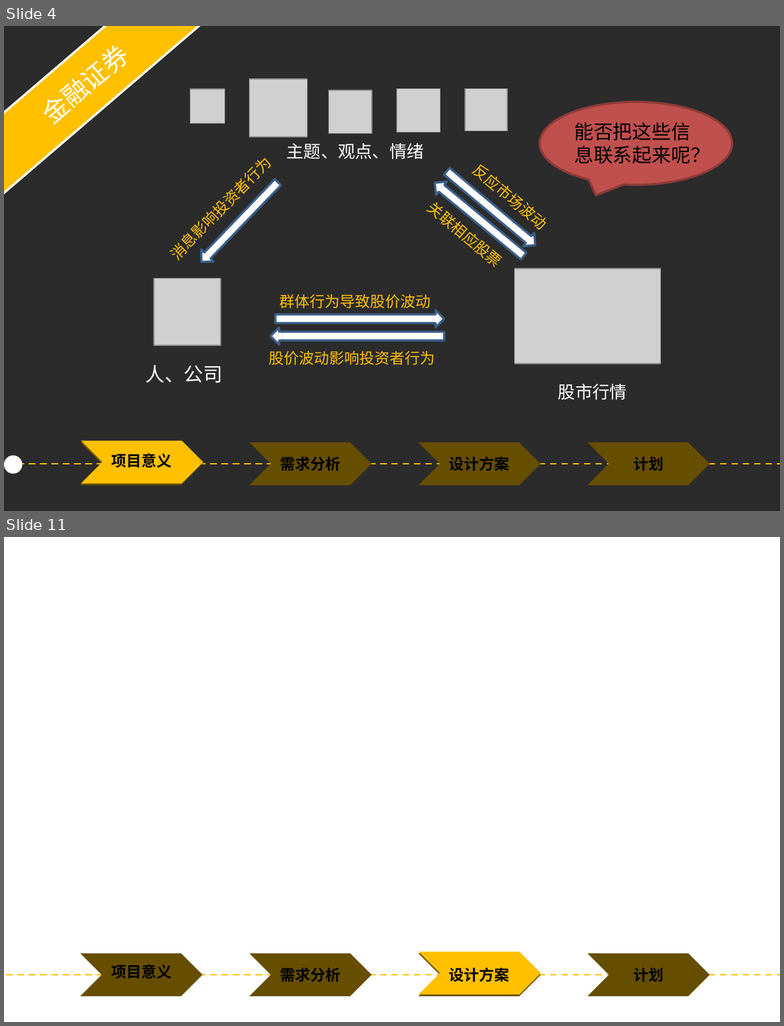
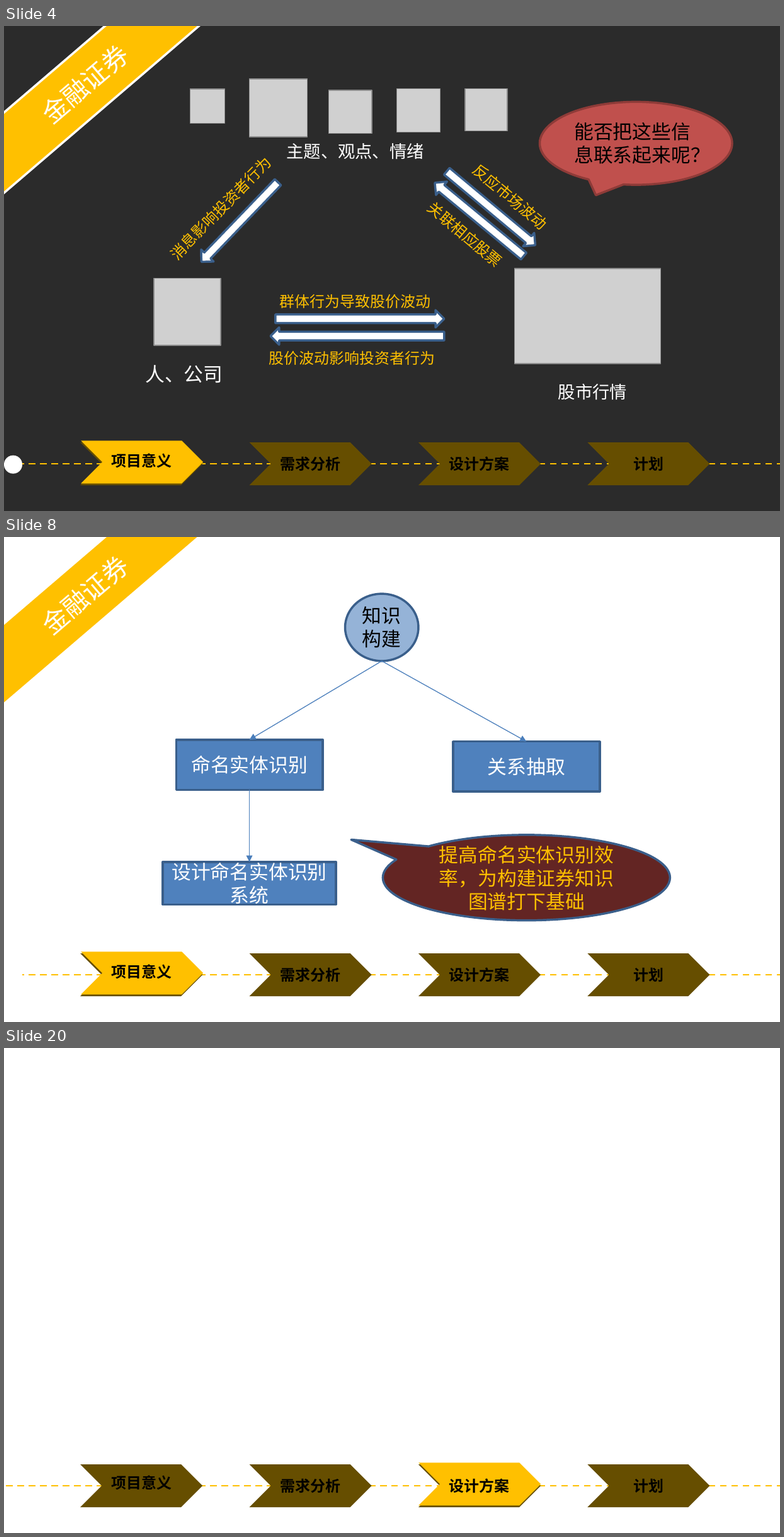
Before and after one commit to yyHaker/NamedEntityRecognition, a slide deck: files/report/projectreport/PPT模板/毕业答辩——yyhaker.pptx. Shown one above the other, each under a label of ours: slides 4 and 11 before the commit, slides 4, 8 and 20 after it; the slides between them are not shown. The pictures are 784x1026 and 784x1537 pixels, drawn with LibreOffice and Linux fonts; fonts in the diff are those of the drawing; grey boxes stand for pictures; background and template pictures are left out; a plain dark background stands for a picture behind light text. Boxes give left, top, right and bottom in pixels: in the first picture for what was removed or moved away, otherwise in the second. Text is boxed around its words. In the diff, an @@ line names an element or a change of style, - is before the commit and + after.

```diff
--- a/files/report/projectreport/PPT模板/毕业答辩——yyhaker.pptx
+++ b/files/report/projectreport/PPT模板/毕业答辩——yyhaker.pptx
@@ slide 8 added at [4,537,780,1022], background picture (left out) @@
@@ rectangle added at [4,537,221,718], fill #FFC000, outline #FFFFFF 2 pt, 24 pt, text #FFFFFF @@
+金融证券
@@ ellipse added at [345,594,419,661], fill #95B3D7, outline #3A5F8C 2 pt @@
@@ text added at [362,606,401,648], 18 pt, text #000000 @@
+知识构建
@@ arrow added from (382, 661) to (249, 740), #4B7EBC 0.75 pt @@
@@ arrow added from (382, 661) to (526, 742), #4B7EBC 0.75 pt @@
@@ rectangle added at [177,740,323,790], fill #4F81BD, outline #3A5F8C 2 pt, 18 pt, text #FFFFFF @@
+命名实体识别
@@ rectangle added at [453,742,600,792], fill #4F81BD, outline #3A5F8C 2 pt, 18 pt, text #FFFFFF @@
+关系抽取
@@ arrow added from (249, 790) to (249, 862), #4B7EBC 0.75 pt @@
@@ speech bubble added at [383,835,670,921], fill #632523, outline #3A5F8C 2 pt, 18 pt, text #FFC000 @@
+提高命名实体识别效率，为构建证券知识图谱打下基础
@@ rectangle added at [163,862,336,905], fill #4F81BD, outline #3A5F8C 2 pt, 18 pt, text #FFFFFF @@
+设计命名实体识别系统
@@ chevron added at [81,952,202,994], fill #FFC000 @@
@@ ellipse added at [4,966,23,985], fill #FFFFFF @@
@@ chevron added at [80,954,202,996], fill #664E00 @@
@@ text added at [111,964,172,979], 14 pt, text #000000, bold @@
+项目意义
@@ chevron added at [249,954,371,996], fill #664E00 @@
@@ text added at [281,968,341,982], 14 pt, text #000000, bold @@
+需求分析
@@ chevron added at [419,954,540,996], fill #664E00 @@
@@ text added at [449,967,510,982], 14 pt, text #000000, bold @@
+设计方案
@@ chevron added at [587,954,710,996], fill #664E00 @@
@@ text added at [633,968,664,982], 14 pt, text #000000, bold @@
+计划
@@ line added from (4, 975) to (780, 975), #FFC000 1.5 pt dashed @@
@@ what was slide 11 is now slide 20 @@
```
Also in this commit, not shown: 6 slides changed, 10 other slides added, 1 slide removed.
